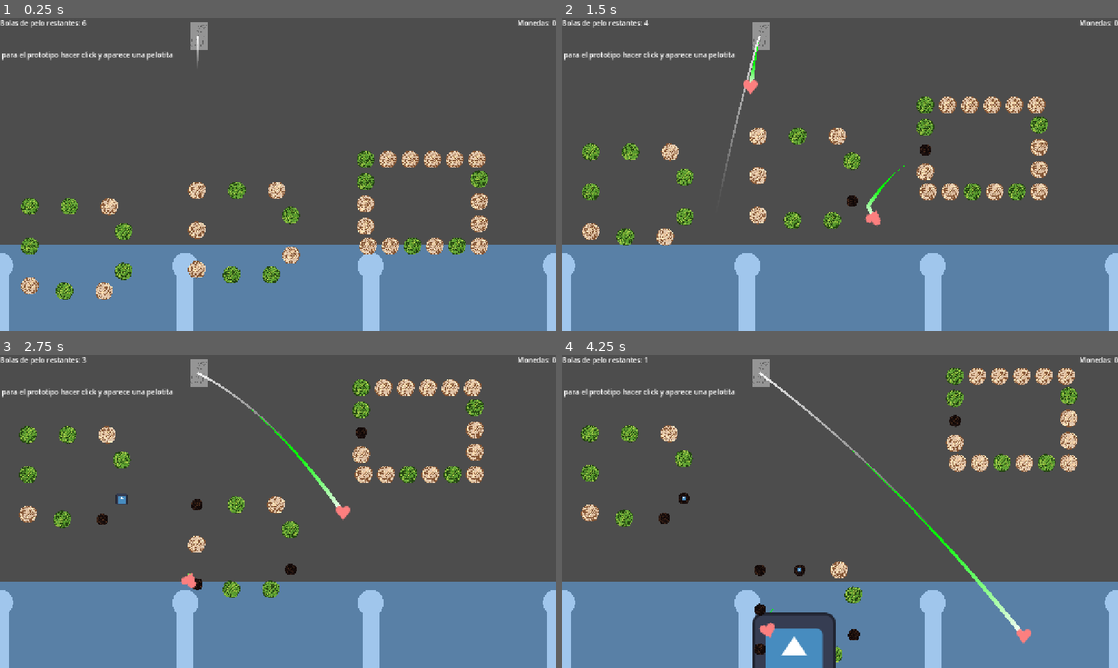
Above: before the commit, frames 1-4 (two rows, left to right).
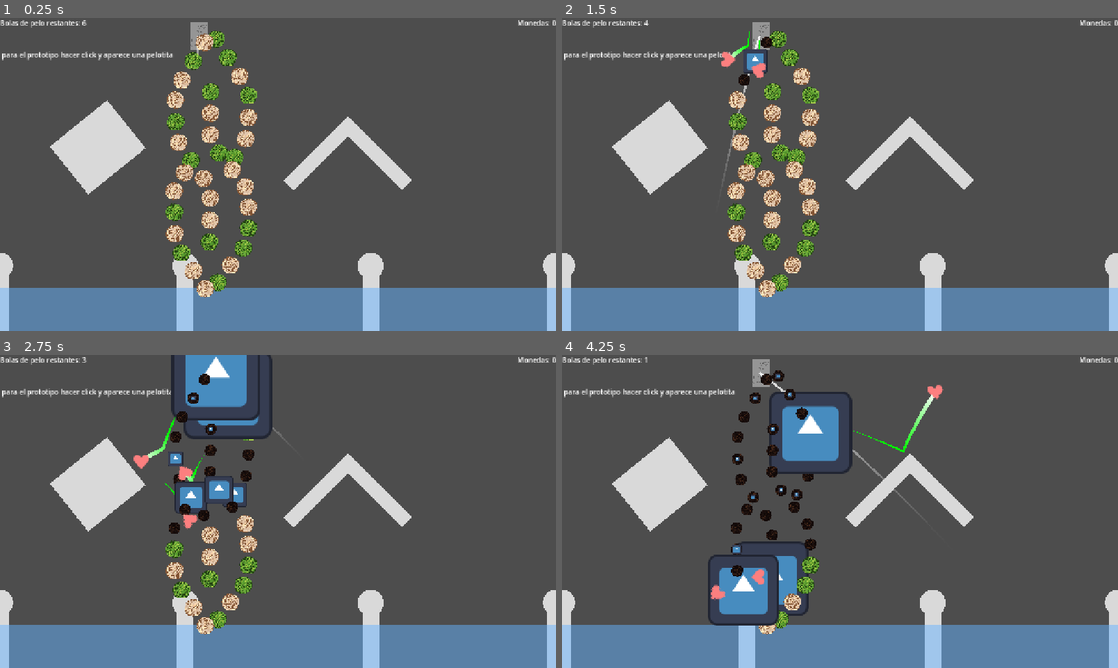
Above: after the commit, the same moments.

Repository: Markynico/LUJ-2026
Game: Godot game, scene res://escenas/prueba_escena.tscn
The game is run twice, just before and just after one commit, with the same random seed, the same clock (stepped at 60 frames per second) and the same inputs. The engine's default icon, where the game draws it, is replaced by a stand-in: a white triangle on a blue panel in a dark square. Sound files missing from this copy of the repository are replaced by a short silence.
Inputs (mouse positions are in pixels of both pictures, inside the frame that each line leads up to):
- Up to frame 1 (0.25 s): no input
- Up to frame 2 (1.5 s): tap Y at 0.5, 1.25 s; move the mouse to (962, 158) at 0.52 s; click (962, 158) at 0.67 s; drag from (728, 190) to (656, 287) at 1.27 s
- Up to frame 3 (2.75 s): tap Y at 2 s; move the mouse to (333, 442) at 2.02 s; click (333, 442) at 2.17 s
- Up to frame 4 (4.25 s): tap Y at 2.75, 3.5 s; drag from (812, 574) to (656, 624) at 2.77 s; move the mouse to (1006, 558) at 3.52 s; click (1006, 558) at 3.67 s

The runs differ from the first frame. In frame 1, 25% of the frame differs, in the area x 0-100%, y 4-90%; in frame 2, 27%; in frame 3, 28%; in frame 4, 28%, in the area x 0-100%, y 4-100%.

Commit message:
obstaculos editor

Diff:
--- /dev/null
+++ b/luj-2026/escenas/componentes/obstaculo_circulo.tscn
@@ -0,0 +1,11 @@
+[gd_scene format=3 uid="uid://cobstcirc00a1"]
+
+[ext_resource type="Script" uid="uid://buew6fobmp7ka" path="res://scripts/niveles/obstaculo_circulo.gd" id="1_forma"]
+[ext_resource type="Script" uid="uid://t2w1b4ukpvny" path="res://scripts/niveles/obstaculo.gd" id="2_solido"]
+
+[node name="ObstaculoCirculo" type="Node2D"]
+script = ExtResource("1_forma")
+
+[node name="Obstaculo" type="StaticBody2D" parent="." node_paths=PackedStringArray("forma")]
+script = ExtResource("2_solido")
+forma = NodePath("..")
--- /dev/null
+++ b/luj-2026/escenas/componentes/obstaculo_rectangulo.tscn
@@ -0,0 +1,11 @@
+[gd_scene format=3 uid="uid://cobstrect00a1"]
+
+[ext_resource type="Script" uid="uid://s48qenil6kit" path="res://scripts/niveles/obstaculo_rectangulo.gd" id="1_forma"]
+[ext_resource type="Script" uid="uid://t2w1b4ukpvny" path="res://scripts/niveles/obstaculo.gd" id="2_solido"]
+
+[node name="ObstaculoRectangulo" type="Node2D"]
+script = ExtResource("1_forma")
+
+[node name="Obstaculo" type="StaticBody2D" parent="." node_paths=PackedStringArray("forma")]
+script = ExtResource("2_solido")
+forma = NodePath("..")
--- a/luj-2026/escenas/editor_de_niveles.tscn
+++ b/luj-2026/escenas/editor_de_niveles.tscn
@@ -2,20 +2,21 @@
 
 [ext_resource type="Script" uid="uid://bh3lxufik2p65" path="res://scripts/niveles/cargador_de_nivel.gd" id="1_carg"]
 [ext_resource type="PackedScene" uid="uid://cformabe000a1" path="res://escenas/componentes/forma_path.tscn" id="3_4ylx1"]
-[ext_resource type="Script" uid="uid://1owdp7hud1ge" path="res://scripts/niveles/forma_path.gd" id="4_pevrx"]
+[ext_resource type="PackedScene" uid="uid://cobstrect00a1" path="res://escenas/componentes/obstaculo_rectangulo.tscn" id="4_pevrx"]
+[ext_resource type="Script" uid="uid://s48qenil6kit" path="res://scripts/niveles/obstaculo_rectangulo.gd" id="5_k61t0"]
 [ext_resource type="PackedScene" uid="uid://bxjt6h43758na" path="res://escenas/componentes/divisiones_pachinko.tscn" id="7_divs"]
 
 [sub_resource type="Curve2D" id="Curve2D_k61t0"]
 bake_interval = 2.0
 _data = {
-"points": PackedVector2Array(0, 0, 0, 0, 24.387695, -11.2377 …(166 unchanged characters)… 3, -117.54068, 0, 0, 0, 0, -158.50671, -50.711304, 0, 0, 0, 0, -53.465332, 77.45932, 0, 0, 0, 0, -51.92798, 244.02502)
+"points": PackedVector2Array(0, 0, 0, 0, 24.387695, -11.2377 …(166 unchanged characters)… 3, -117.54068, 0, 0, 0, 0, -158.50671, -75.71127, 0, 0, 0, 0, -49.296387, 80.8674, 0, 0, 0, 0, -51.92798, 244.02502)
 }
 point_count = 9
 
 [sub_resource type="Curve2D" id="Curve2D_xrhlm"]
 bake_interval = 2.0
 _data = {
-"points": PackedVector2Array(0, 0, 0, 0, -77.595276, -169.66753, 0, 0, 0, 0, -79.972534, -20.94757, 0, 0, 0, 0, 25.027466, 131.05243, 0, 0, 0, 0, 23.027466, 281.05243, 0, 0, 0, 0, -82.85846, 442.1735, 0, 0, …(97 unchanged characters)…
+"points": PackedVector2Array(0, 0, 0, 0, -77.595276, -169.66753, 0, 0, 0, 0, -79.972534, -20.94757, 0, 0, 0, 0, 35.56244, 129.01614, 0, 0, 0, 0, 36.878174, 281.6475, 0, 0, 0, 0, -82.85846, 442.1735, 0, 0, …(97 unchanged characters)…
 }
 point_count = 8
 
@@ -26,14 +27,29 @@
 position = Vector2(0, 720)
 divisiones_intermedias = 3
 
-[node name="FormaPath" type="Path2D" parent="." unique_id=106809862 instance=ExtResource("3_4ylx1")]
+[node name="FormaPath" parent="." unique_id=106809862 instance=ExtResource("3_4ylx1")]
 position = Vector2(521.46533, 329.54065)
 scale = Vector2(0.76000124, 0.76000124)
 curve = SubResource("Curve2D_k61t0")
-script = ExtResource("4_pevrx")
 
-[node name="FormaPath2" type="Path2D" parent="." unique_id=2118330783 instance=ExtResource("3_4ylx1")]
+[node name="FormaPath2" parent="." unique_id=2118330783 instance=ExtResource("3_4ylx1")]
 position = Vector2(543.97253, 298.94754)
 scale = Vector2(0.76000124, 0.76000124)
 curve = SubResource("Curve2D_xrhlm")
-script = ExtResource("4_pevrx")
+
+[node name="ObstaculoRectangulo" type="Node2D" parent="." unique_id=1804500901 instance=ExtResource("4_pevrx")]
+position = Vector2(738.7923, 311.6502)
+rotation = -0.7853982
+script = ExtResource("5_k61t0")
+"tamaño" = Vector2(208.10669, 31.671692)
+
+[node name="ObstaculoRectangulo2" parent="." unique_id=419802917 instance=ExtResource("4_pevrx")]
+position = Vector2(863.9951, 311.00143)
+rotation = 0.7853982
+"tamaño" = Vector2(208.10669, 31.671692)
+
+[node name="ObstaculoRectangulo3" type="Node2D" parent="." unique_id=1141245656 instance=ExtResource("4_pevrx")]
+position = Vector2(224.96992, 297.51)
+rotation = 11.888833
+script = ExtResource("5_k61t0")
+"tamaño" = Vector2(169.57495, 141.35501)
--- a/luj-2026/escenas/prueba_escena.tscn
+++ b/luj-2026/escenas/prueba_escena.tscn
@@ -6,7 +6,7 @@
 [ext_resource type="Script" uid="uid://bh3lxufik2p65" path="res://scripts/niveles/cargador_de_nivel.gd" id="3_qjisj"]
 [ext_resource type="PackedScene" uid="uid://dy3jqoayfdkwm" path="res://escenas/Ovillo.tscn" id="4_qjisj"]
 [ext_resource type="Script" uid="uid://mrkgoq2v1cix" path="res://scripts/niveles/selector_de_niveles.gd" id="5_7oqg1"]
-[ext_resource type="Resource" uid="uid://ed62sq6tp7rx" path="res://niveles/prueba4.tres" id="6_3a2ma"]
+[ext_resource type="Resource" uid="uid://fxthvqs3nbe6" path="res://niveles/cool s.tres" id="6_3a2ma"]
 
 [node name="PRUEBA_ESCENA" type="Node2D" unique_id=1045362644]
 
@@ -252,4 +252,5 @@
 cargador = NodePath("../CargadorDeNivel")
 divisores_minimos = 1
 divisores_maximos = 3
+alto_salida = 100.0
 metadata/_custom_type_script = "uid://mrkgoq2v1cix"
--- a/luj-2026/niveles/cool s.tres
+++ b/luj-2026/niveles/cool s.tres
@@ -6,7 +6,7 @@
 [sub_resource type="Curve2D" id="Curve2D_7dnf6"]
 bake_interval = 2.0
 _data = {
-"points": PackedVector2Array(0, 0, 0, 0, 24.387695, -11.2377 …(166 unchanged characters)… 3, -117.54068, 0, 0, 0, 0, -158.50671, -50.711304, 0, 0, 0, 0, -53.465332, 77.45932, 0, 0, 0, 0, -51.92798, 244.02502)
+"points": PackedVector2Array(0, 0, 0, 0, 24.387695, -11.2377 …(166 unchanged characters)… 3, -117.54068, 0, 0, 0, 0, -158.50671, -75.71127, 0, 0, 0, 0, -49.296387, 80.8674, 0, 0, 0, 0, -51.92798, 244.02502)
 }
 point_count = 9
 
@@ -20,7 +20,7 @@
 [sub_resource type="Curve2D" id="Curve2D_jf1ll"]
 bake_interval = 2.0
 _data = {
-"points": PackedVector2Array(0, 0, 0, 0, -77.595276, -169.66753, 0, 0, 0, 0, -79.972534, -20.94757, 0, 0, 0, 0, 25.027466, 131.05243, 0, 0, 0, 0, 23.027466, 281.05243, 0, 0, 0, 0, -82.85846, 442.1735, 0, 0, …(97 unchanged characters)…
+"points": PackedVector2Array(0, 0, 0, 0, -77.595276, -169.66753, 0, 0, 0, 0, -79.972534, -20.94757, 0, 0, 0, 0, 35.56244, 129.01614, 0, 0, 0, 0, 36.878174, 281.6475, 0, 0, 0, 0, -82.85846, 442.1735, 0, 0, …(97 unchanged characters)…
 }
 point_count = 8
 
@@ -31,7 +31,28 @@
 escala = Vector2(0.76000124, 0.76000124)
 curva = SubResource("Curve2D_jf1ll")
 
+[sub_resource type="Resource" id="Resource_uptfj"]
+script = ExtResource("1_7dnf6")
+tipo = "obstaculo_rectangulo"
+posicion = Vector2(738.7923, 311.6502)
+rotacion = -0.7853982
+"tamaño" = Vector2(208.10669, 31.671692)
+
+[sub_resource type="Resource" id="Resource_hlemt"]
+script = ExtResource("1_7dnf6")
+tipo = "obstaculo_rectangulo"
+posicion = Vector2(863.9951, 311.00143)
+rotacion = 0.7853982
+"tamaño" = Vector2(208.10669, 31.671692)
+
+[sub_resource type="Resource" id="Resource_3af3g"]
+script = ExtResource("1_7dnf6")
+tipo = "obstaculo_rectangulo"
+posicion = Vector2(224.96992, 297.51)
+rotacion = 11.888833
+"tamaño" = Vector2(169.57495, 141.35501)
+
 [resource]
 script = ExtResource("2_444nr")
 nombre = "cool s"
-formas = Array[ExtResource("1_7dnf6")]([SubResource("Resource_444nr"), SubResource("Resource_b4055")])
+formas = Array[ExtResource("1_7dnf6")]([SubResource("Resource_444nr"), SubResource("Resource_b4055"), SubResource("Resource_uptfj"), SubResource("Resource_hlemt"), SubResource("Resource_3af3g")])
--- a/luj-2026/scripts/niveles/cargador_de_nivel.gd
+++ b/luj-2026/scripts/niveles/cargador_de_nivel.gd
@@ -18,6 +18,8 @@
 	"rectangulo": preload("uid://cformarect0a1"),
 	"circulo": preload("uid://cformacirc0a1"),
 	"path": preload("uid://cformabe000a1"),
+	"obstaculo_rectangulo": preload("uid://cobstrect00a1"),
+	"obstaculo_circulo": preload("uid://cobstcirc00a1"),
 }
 ##escena que envuelve a una forma para moverla por un recorrido
 @export var escena_recorrido : PackedScene = preload("uid://crecorrido00a1")
--- /dev/null
+++ b/luj-2026/scripts/niveles/obstaculo.gd
@@ -0,0 +1,32 @@
+@tool
+class_name Obstaculo
+extends StaticBody2D
+
+##forma que define el contorno solido, por defecto el padre
+@export var forma : Node2D
+@export var color : Color = Color(0.85, 0.85, 0.85)
+
+var colision : CollisionPolygon2D
+
+
+func _ready() -> void:
+	if not forma:
+		forma = get_parent()
+	if forma.has_signal("forma_cambiada"):
+		forma.forma_cambiada.connect(actualizar)
+	actualizar()
+
+
+func actualizar() -> void:
+	if not forma or not forma.has_method("obtener_contorno"):
+		return
+	if not colision:
+		colision = CollisionPolygon2D.new()
+		add_child(colision)
+	colision.polygon = forma.obtener_contorno()
+	queue_redraw()
+
+
+func _draw() -> void:
+	if colision and colision.polygon.size() >= 3:
+		draw_colored_polygon(colision.polygon, color)
--- /dev/null
+++ b/luj-2026/scripts/niveles/obstaculo_circulo.gd
@@ -0,0 +1,9 @@
+@tool
+class_name ObstaculoCirculo
+extends FormaCirculo
+
+
+func obtener_datos() -> FormaData:
+	var datos := super()
+	datos.tipo = "obstaculo_circulo"
+	return datos
--- /dev/null
+++ b/luj-2026/scripts/niveles/obstaculo_rectangulo.gd
@@ -0,0 +1,9 @@
+@tool
+class_name ObstaculoRectangulo
+extends FormaRectangulo
+
+
+func obtener_datos() -> FormaData:
+	var datos := super()
+	datos.tipo = "obstaculo_rectangulo"
+	return datos
Not shown, changed: luj-2026/addons/editor_de_niveles/dock_editor_de_niveles.gd
Not shown, changed: luj-2026/addons/editor_de_niveles/dock_editor_de_niveles.tscn
Not shown, changed: luj-2026/addons/editor_de_niveles/selector_de_formas.gd
Not shown, added: luj-2026/scripts/niveles/obstaculo.gd.uid
Not shown, added: luj-2026/scripts/niveles/obstaculo_circulo.gd.uid
Not shown, added: luj-2026/scripts/niveles/obstaculo_rectangulo.gd.uid
